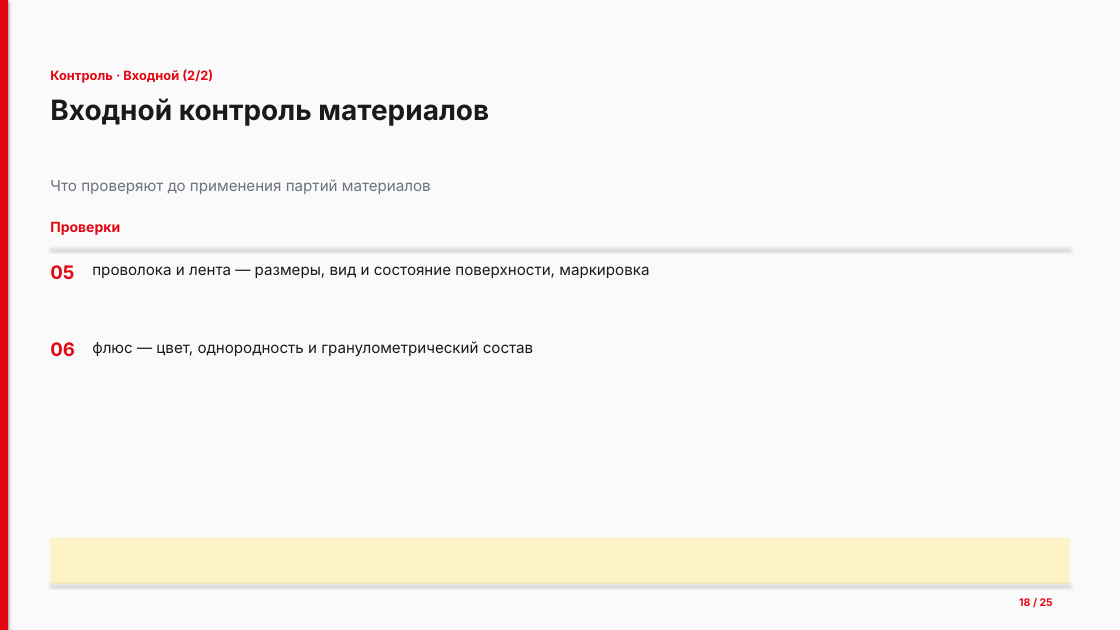
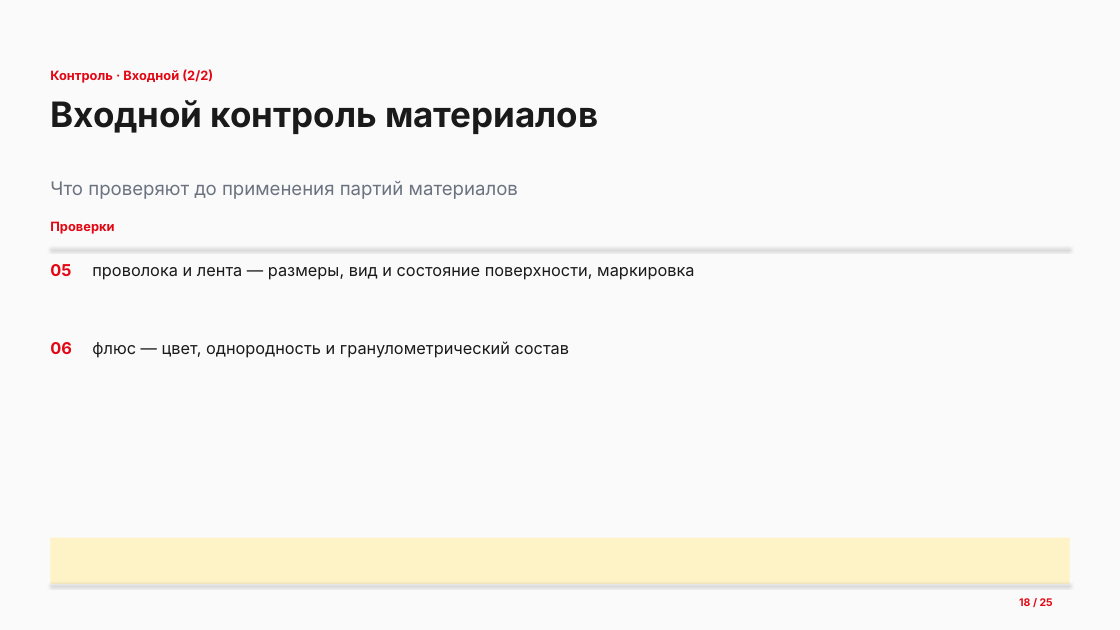
Before and after one commit to lysakalenushka-hash/-, a slide deck: slide 18 of Презентация_Сварочные_работы.pptx. Drawn at 1120x630 pixels with LibreOffice and Linux fonts; fonts in the diff are those of the drawing. Boxes give left, top, right and bottom in pixels: in the first picture for what was removed or moved away, otherwise in the second. Text is boxed around its words. In the diff, an @@ line names an element or a change of style, - is before the commit and + after.

```diff
--- a/Презентация_Сварочные_работы.pptx
+++ b/Презентация_Сварочные_работы.pptx
@@ rectangle removed at (0, 0, 8, 630) @@
@@ text "Входной контроль материалов" at (50, 100, 598, 134): size 24 to 30 pt @@
@@ text "Что проверяют до применения партий ..." at (50, 181, 518, 199): size 13 to 16 pt @@
@@ text "Проверки" at (50, 221, 114, 234): size 12 to 11 pt @@
@@ text "05" at (50, 264, 71, 276): size 16 to 14 pt @@
@@ text "проволока и лента — размеры, ..." at (92, 267, 694, 280): size 13 to 14 pt @@
@@ text "06" at (50, 342, 72, 354): size 16 to 14 pt @@
@@ text "флюс — цвет, однородность и ..." at (92, 341, 570, 358): size 13 to 14 pt @@
```
Also in this commit, not shown: 24 other slides changed, 1 other file.
